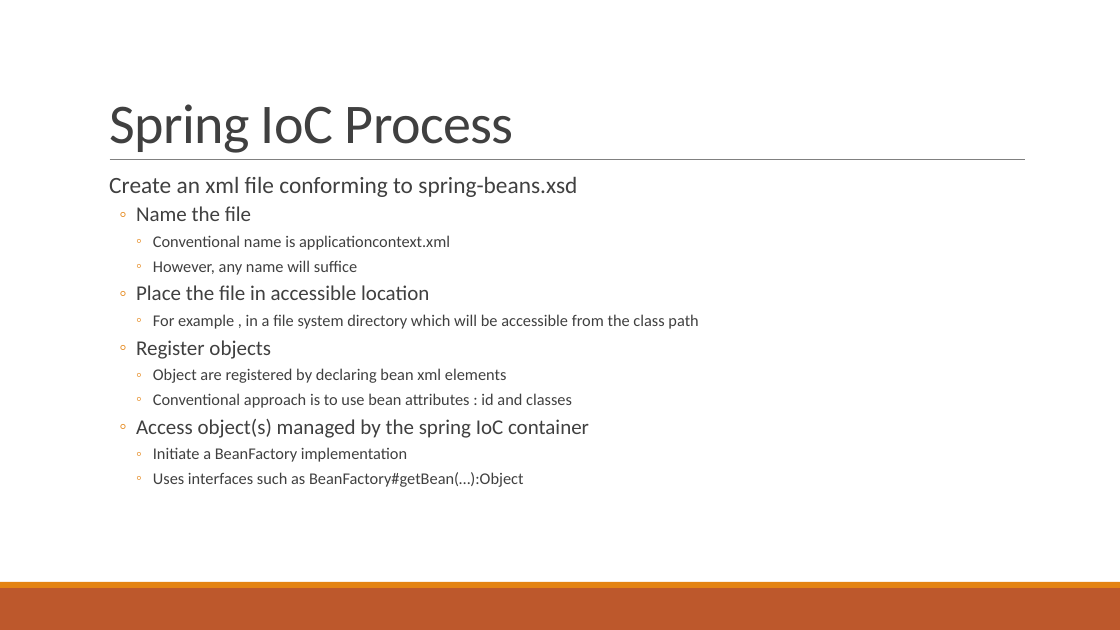
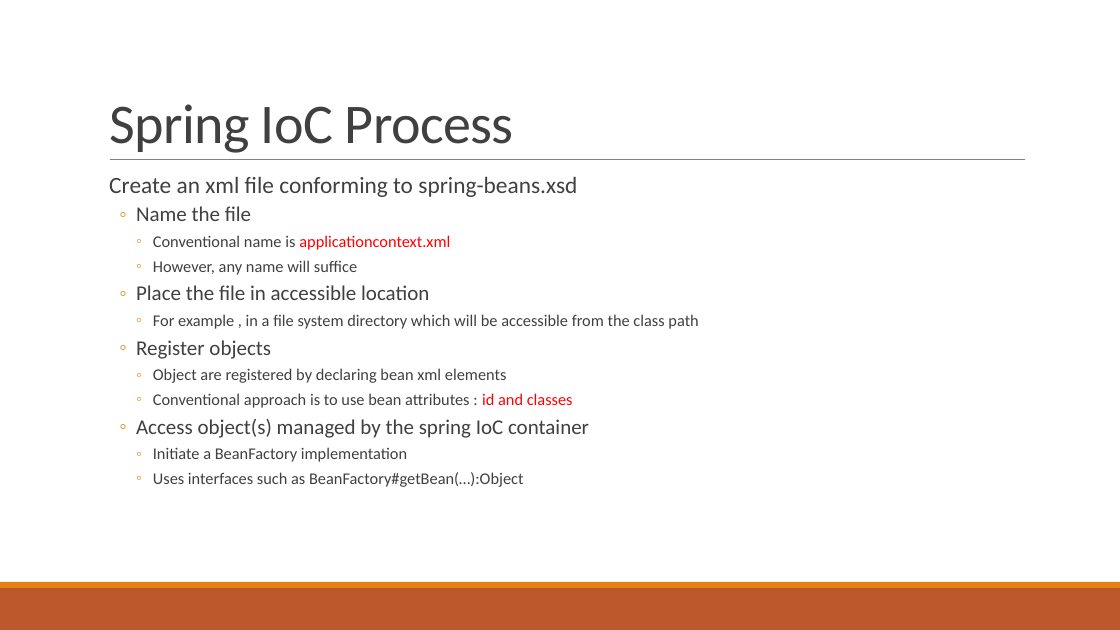
Before and after one commit to haminh10/JAVA_course_Spring_Hibernate_JPA, a slide deck: slide 9 of course/spring_lecture2.pptx. Drawn at 1120x630 pixels with LibreOffice and Linux fonts; fonts in the diff are those of the drawing. Boxes give left, top, right and bottom in pixels: in the first picture for what was removed or moved away, otherwise in the second. Text is boxed around its words. In the diff, an @@ line names an element or a change of style, - is before the commit and + after.

Commit message:
spring course v2.1

```diff
--- a/course/spring_lecture2.pptx
+++ b/course/spring_lecture2.pptx
@@ text at [153, 235, 573, 408]: text colour #404040 to #FF0000 in "applicationcontext.xml", "id and classes" @@
```
Also in this commit, not shown: 27 other slides changed, 8 other files.
